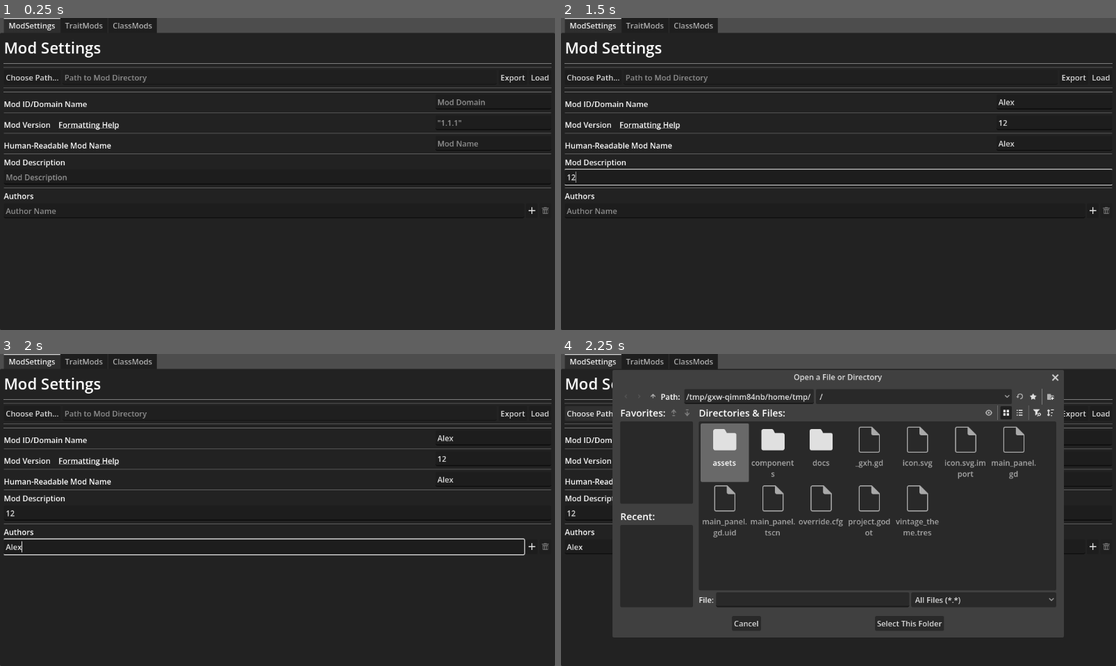
Above: before the commit, frames 1-4 (two rows, left to right).
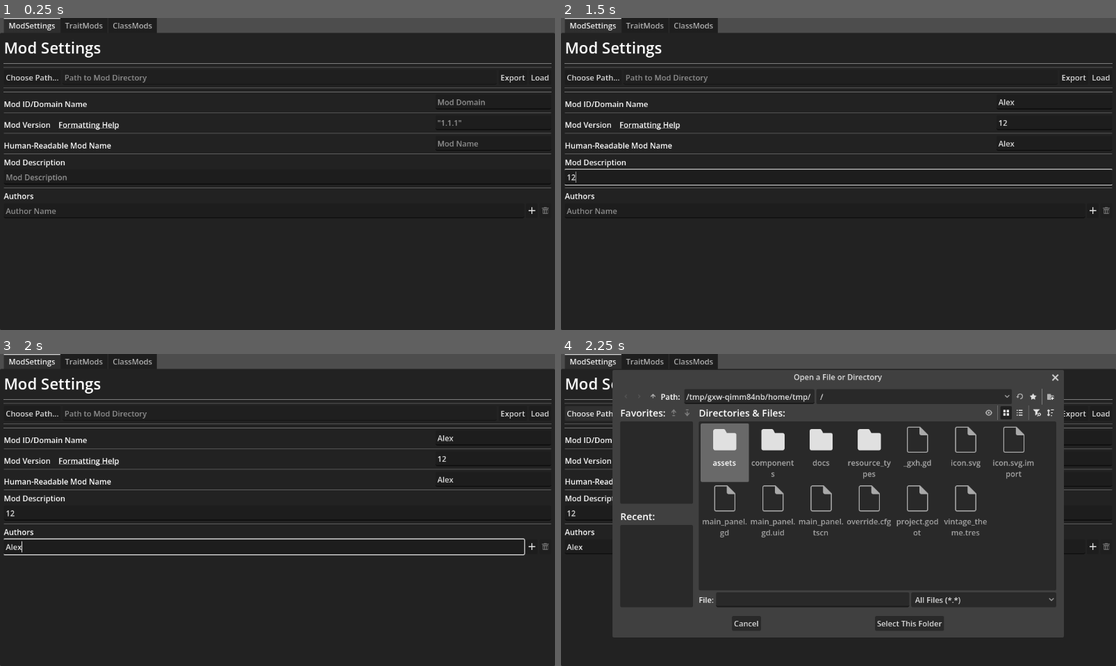
Above: after the commit, the same moments.

Repository: Elemnir/vintage-wrench
Game: Godot game, scene res://main_panel.tscn
Same seed, same stepped clock (60 frames per second), same inputs: the game is played once before the commit and once after it. Before the commit the project has no main scene; this scene is started directly in both runs.
Inputs (mouse positions are in pixels of both pictures, inside the frame that each line leads up to):
- Up to frame 1 (0.25 s): no input
- Up to frame 2 (1.5 s): click (1054, 102) at 0.52 s; type "Alex" at 0.6 s; click (1054, 124) at 0.75 s; type "12" at 0.83 s; click (1054, 142) at 0.98 s; type "Alex" at 1.07 s; click (838, 177) at 1.27 s; type "12" at 1.35 s
- Up to frame 3 (2 s): click (266, 547) at 1.5 s; type "Alex" at 1.58 s
- Up to frame 4 (2.25 s): click "Choose Path..." at 2 s

Frames 1-3 are identical in both runs. In frame 4, 1.3% of the frame differs, in the area x 27-86%, y 12-59%.

Commit message:
Filling out the UIfor the trait editor

Diff:
--- /dev/null
+++ b/components/attribute_line.gd
@@ -0,0 +1,28 @@
+extends HFlowContainer
+class_name AttributeLine
+
+@onready var spin_box = $SpinBox
+@onready var spacer = $Spacer
+@onready var button = $Button
+
+func is_activated() -> bool:
+	return spin_box.visible
+
+func get_char_attr() -> String:
+	return button.text
+
+func get_value() -> float:
+	return spin_box.value
+
+func set_activated(is_active: bool):
+	spin_box.visible = is_active
+	spacer.visible = not is_active
+
+func set_char_attr(new: String):
+	button.text = new
+
+func set_value(value: float):
+	spin_box.value = value
+
+func _on_button_toggled(toggled_on: bool):
+	set_activated(toggled_on)
--- /dev/null
+++ b/components/attribute_line.tscn
@@ -0,0 +1,34 @@
+[gd_scene format=3 uid="uid://c85xydxvq8pl"]
+
+[ext_resource type="Script" uid="uid://b8j3ej28eyqu2" path="res://components/attribute_line.gd" id="1_et85f"]
+
+[node name="AttributeLine" type="HFlowContainer" unique_id=1971047592]
+anchors_preset = 15
+anchor_right = 1.0
+anchor_bottom = 1.0
+grow_horizontal = 2
+grow_vertical = 2
+script = ExtResource("1_et85f")
+
+[node name="SpinBox" type="SpinBox" parent="." unique_id=1928726043]
+visible = false
+custom_minimum_size = Vector2(100, 0)
+layout_mode = 2
+size_flags_horizontal = 0
+allow_greater = true
+allow_lesser = true
+alignment = 2
+
+[node name="Spacer" type="Control" parent="." unique_id=1188138693]
+custom_minimum_size = Vector2(100, 0)
+layout_mode = 2
+size_flags_horizontal = 0
+
+[node name="Button" type="Button" parent="." unique_id=1686039671]
+layout_mode = 2
+size_flags_horizontal = 3
+toggle_mode = true
+text = "attributeName"
+alignment = 0
+
+[connection signal="toggled" from="Button" to="." method="_on_button_toggled"]
--- /dev/null
+++ b/components/trait_editor.gd
@@ -0,0 +1,42 @@
+extends VBoxContainer
+class_name TraitEditor
+
+const ATTR_LINE_SCENE = preload("res://components/attribute_line.tscn")
+const CHAR_ATTRS: Array[String] = [
+	"meleeWeaponsDamage",
+	"armorDurabilityLoss",
+	"armorWalkSpeedAffectedness",
+	"rangedWeaponsDamage",
+	"rangedWeaponsAcc",
+	"bowDrawingStrength",
+	"mechanicalsDamage",
+	"animalLootDropRate",
+	"animalHarvestingTime",
+	"forageDropRate",
+	"wildCropDropRate",
+	"oreDropRate",
+	"vesselContentsDropRate",
+	"rustyGearDropRate",
+	"wholeVesselLootChance",
+	"animalSeekingRange",
+	"temporalGearTLRepairCost",
+	"miningSpeedMul",
+	"maxhealthExtraPoints",
+	"hungerrate",
+	"walkspeed",
+]
+var _traits: Array[Dictionary] = []
+
+
+@onready var traits_list = %TraitsList
+@onready var attr_list = %AttributeList
+
+
+func _ready():
+	for attr in CHAR_ATTRS:
+		var new_line = ATTR_LINE_SCENE.instantiate()
+		new_line.call_deferred("set_char_attr", attr)
+		attr_list.add_child(new_line)
+
+func _on_traits_list_item_selected(index):
+	var item_key = traits_list.get_item_text(index)
--- a/components/trait_editor.tscn
+++ b/components/trait_editor.tscn
@@ -1,8 +1,77 @@
 [gd_scene format=3 uid="uid://7kqbsumtv4jo"]
 
-[node name="TraitEditor" type="PanelContainer" unique_id=1422194267]
+[ext_resource type="Script" uid="uid://df7jbt3rjrulo" path="res://components/trait_editor.gd" id="1_4r4qk"]
+[ext_resource type="Texture2D" uid="uid://c0vu2v3c323hr" path="res://assets/Add.svg" id="2_hqfx0"]
+[ext_resource type="Texture2D" uid="uid://c6ytxhblylqec" path="res://assets/Remove.svg" id="3_px7wc"]
+
+[node name="TraitEditor" type="VBoxContainer" unique_id=1358248419]
 anchors_preset = 15
 anchor_right = 1.0
 anchor_bottom = 1.0
 grow_horizontal = 2
 grow_vertical = 2
+size_flags_horizontal = 3
+size_flags_vertical = 3
+script = ExtResource("1_4r4qk")
+
+[node name="HBoxContainer" type="HBoxContainer" parent="." unique_id=533628574]
+layout_mode = 2
+size_flags_vertical = 3
+
+[node name="TraitsPanel" type="VBoxContainer" parent="HBoxContainer" unique_id=2143427072]
+custom_minimum_size = Vector2(200, 0)
+layout_mode = 2
+
+[node name="Label" type="Label" parent="HBoxContainer/TraitsPanel" unique_id=2053554202]
+layout_mode = 2
+text = "Mod Traits"
+
+[node name="ScrollContainer" type="ScrollContainer" parent="HBoxContainer/TraitsPanel" unique_id=1818930717]
+layout_mode = 2
+size_flags_vertical = 3
+horizontal_scroll_mode = 0
+
+[node name="TraitsList" type="ItemList" parent="HBoxContainer/TraitsPanel/ScrollContainer" unique_id=765879812]
+unique_name_in_owner = true
+layout_mode = 2
+size_flags_horizontal = 3
+size_flags_vertical = 3
+auto_width = true
+auto_height = true
+item_count = 3
+item_0/text = "asdf"
+item_1/text = "fffffff"
+item_2/text = "ddddddddddd"
+
+[node name="HBoxContainer" type="HBoxContainer" parent="HBoxContainer/TraitsPanel" unique_id=1274052425]
+layout_mode = 2
+size_flags_horizontal = 8
+
+[node name="AddTraitButton" type="Button" parent="HBoxContainer/TraitsPanel/HBoxContainer" unique_id=1737678762]
+layout_mode = 2
+icon = ExtResource("2_hqfx0")
+
+[node name="DelTraitButton" type="Button" parent="HBoxContainer/TraitsPanel/HBoxContainer" unique_id=1878709574]
+layout_mode = 2
+icon = ExtResource("3_px7wc")
+
+[node name="AttributesPanel" type="VBoxContainer" parent="HBoxContainer" unique_id=1167206757]
+layout_mode = 2
+size_flags_horizontal = 3
+
+[node name="Label" type="Label" parent="HBoxContainer/AttributesPanel" unique_id=1697810556]
+layout_mode = 2
+text = "Character Attribute Options"
+horizontal_alignment = 1
+
+[node name="ScrollContainer" type="ScrollContainer" parent="HBoxContainer/AttributesPanel" unique_id=956752536]
+layout_mode = 2
+size_flags_vertical = 3
+
+[node name="AttributeList" type="VBoxContainer" parent="HBoxContainer/AttributesPanel/ScrollContainer" unique_id=832418774]
+unique_name_in_owner = true
+layout_mode = 2
+size_flags_horizontal = 3
+size_flags_vertical = 3
+
+[connection signal="item_selected" from="HBoxContainer/TraitsPanel/ScrollContainer/TraitsList" to="." method="_on_traits_list_item_selected"]
--- a/main_panel.tscn
+++ b/main_panel.tscn
@@ -2,6 +2,7 @@
 
 [ext_resource type="Script" uid="uid://lwqyojgjsn7f" path="res://main_panel.gd" id="1_0oxsh"]
 [ext_resource type="PackedScene" uid="uid://bej07ocd6ksde" path="res://components/author_line.tscn" id="2_pdekv"]
+[ext_resource type="PackedScene" uid="uid://7kqbsumtv4jo" path="res://components/trait_editor.tscn" id="3_5rs2c"]
 
 [node name="MainPanel" type="TabContainer" unique_id=1721346261]
 offset_right = 1152.0
@@ -180,10 +181,7 @@
 [node name="HSeparator2" type="HSeparator" parent="TraitMods/MarginContainer/VBoxContainer" unique_id=1168454732]
 layout_mode = 2
 
-[node name="ScrollContainer" type="ScrollContainer" parent="TraitMods/MarginContainer/VBoxContainer" unique_id=687108610]
-layout_mode = 2
-
-[node name="VBoxContainer" type="VBoxContainer" parent="TraitMods/MarginContainer/VBoxContainer/ScrollContainer" unique_id=1544303928]
+[node name="TraitEditor" parent="TraitMods/MarginContainer/VBoxContainer" unique_id=1358248419 instance=ExtResource("3_5rs2c")]
 layout_mode = 2
 
 [node name="ClassMods" type="PanelContainer" parent="." unique_id=1617076522]
--- a/project.godot
+++ b/project.godot
@@ -11,6 +11,7 @@
 [application]
 
 config/name="vintage_wrench"
+run/main_scene="uid://lpuiqowhunv0"
 config/features=PackedStringArray("4.6", "GL Compatibility")
 config/icon="res://icon.svg"
 
--- /dev/null
+++ b/resource_types/base_mod_resource.gd
@@ -0,0 +1,2 @@
+extends Resource
+class_name BaseModResource
--- a/vintage_theme.tres
+++ b/vintage_theme.tres
@@ -3,6 +3,7 @@
 [resource]
 HeaderLabel/base_type = &"Label"
 HeaderLabel/font_sizes/font_size = 32
+ItemList/colors/guide_color = Color(0, 1, 1, 0)
 MarginContainer/constants/margin_bottom = 8
 MarginContainer/constants/margin_left = 8
 MarginContainer/constants/margin_right = 8
Not shown, added: components/attribute_line.gd.uid
Not shown, added: components/trait_editor.gd.uid
Not shown, added: resource_types/base_mod_resource.gd.uid
